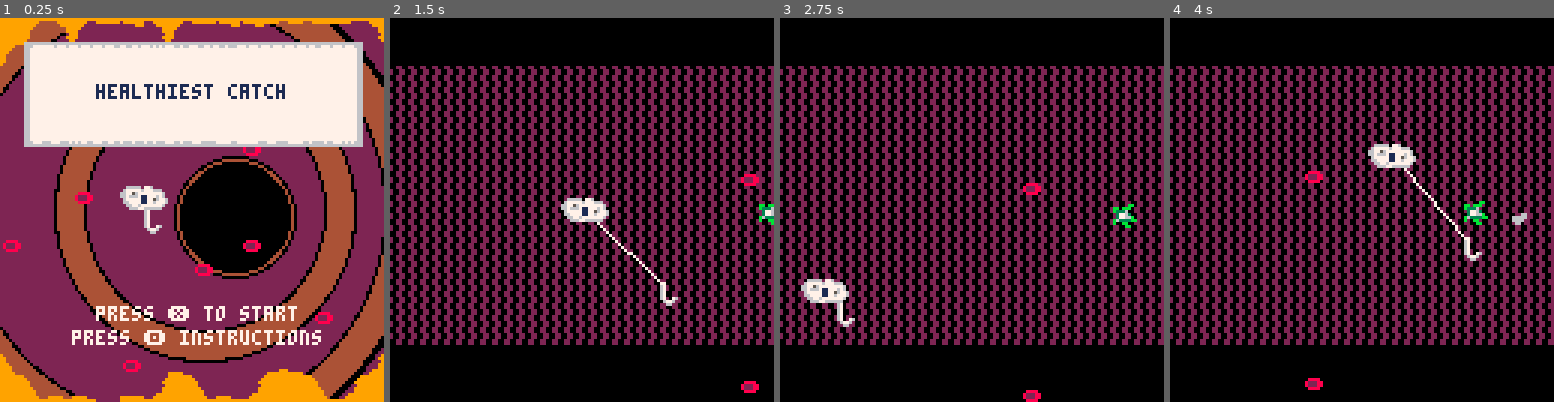
Above: before the commit, frames 1-4 (left to right).
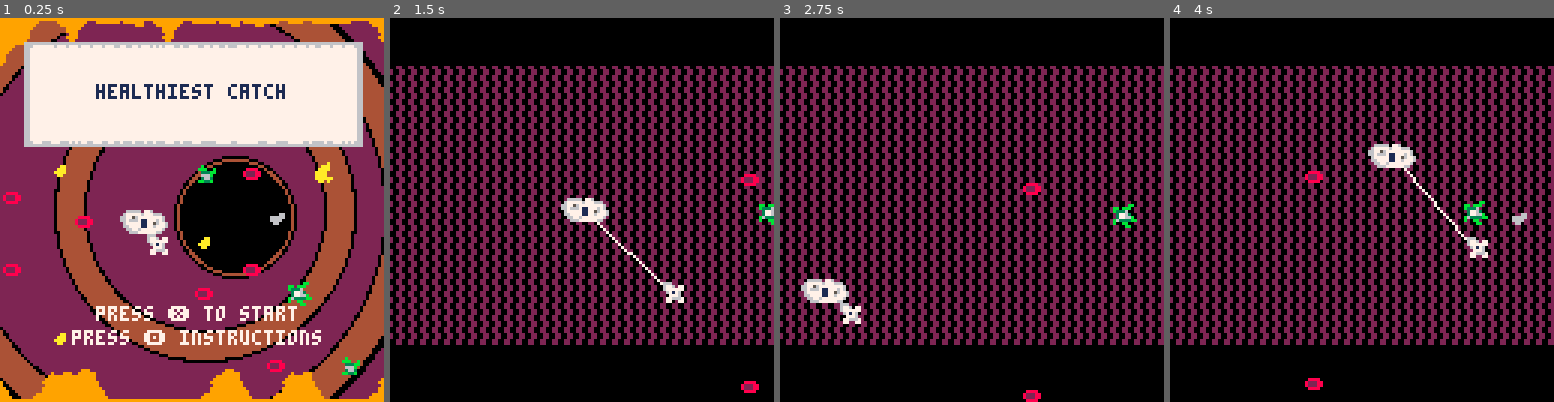
Above: after the commit, the same moments.

Repository: tyedye105/SlowJamJune2018
Game: PICO-8 cartridge amoebaFish.p8
Same seed, same stepped clock (60 frames per second), same inputs: the game is played once before the commit and once after it.
Inputs:
- Up to frame 1 (0.25 s): no input
- Up to frame 2 (1.5 s): tap O (Z key) at 0.33, 0.7, 1.43 s; tap X (X key) at 1.07 s
- Up to frame 3 (2.75 s): hold Left 1.97-2.37 s; tap X (X key) at 2.07, 2.4, 2.73 s; tap O (Z key) at 2.22 s; hold Down from 2.42 s (still down)
- Up to frame 4 (4 s): release Down at 2.82 s; hold Right 2.87-3.53 s; tap X (X key) at 3.07, 3.4, 3.73 s; tap O (Z key) at 3.1, 3.98 s; hold Up from 3.58 s (still down)

The runs differ from the first frame. In frame 1, 7.6% of the frame differs, in the area x 0-100%, y 33-100%; in frame 2, 0.3%; in frame 3, 0.3%; in frame 4, 0.3%.

Commit message:
re-position map functoin in the drawTitle to frame the background of the title screen.  Add Joe (the spear/hook with an eye) in to the sprites.  Set enviroment sprite flags to 1.

Diff:
--- a/amoebaFish.p8
+++ b/amoebaFish.p8
@@ -51,7 +51,7 @@
 
 function game_draw()
  cls()
- --map(0,0,0,0,16,16)
+-- map(0,0,0,0,16,16)
  dbground()
  spr(p.s,p.x,p.y,2,1)
  spr(h.s,h.x,h.y)
@@ -108,7 +108,7 @@
 
 function draw_title()
 draw_titlebg()
-map(112,48)
+map(48,48)
 draw_titlebox()
 end
 -->8
@@ -469,18 +469,19 @@
 
 
 
-
-
+__gff__
+0000000000000000000002020202020000000000000000000000020200000000000000000000000000000000000000000000000000000000000002020202020200000000000000000000000000000000000000000000000000000000000000000000000000000000000000000000000000000000000000000000000000000000
+0000000000000000000000000000000000000000000000000000000000000000000000000000000000000000000000000000000000000000000000000000000000000000000000000000000000000000000000000000000000000000000000000000000000000000000000000000000000000000000000000000000000000000
 __map__
-0000000000000000000000000000181800000000000000000000000000000000000000000000000000000000000000000000000000000000000000000000000000000000000000000000000000000000000000000000000000000000000000000000000000000000000000000000000000000000000000666666000000000000
+000000000000000000000000000018180000000000000000000000000000000000000000000000000000000000000000000000003f3f3f3f3f3f3f3c0000000000000000000000000000000000000000000000000000000000000000000000000000000000000000000000000000000000000000000000666666000000000000
 0000000000000000000000000000180000000000000000000000000000000000000000000000000000000000000000000000000000000000000000000000000000000000000000000000000000000000000000000000000000000000000000000000000000000000000000000000000000000000000000000000000000888888
 0a0c0d0b1a1a1a1a1a1a1a1a1a1a1a1a00000000000000000000000000000000000000000000000000000000000000000000000000000000000000000000000000000000000000000000000000000000000000000000000000000000000000000000000000000000000000000000000000000000000066000000000000000000
-000000000b1a0a1818000b1a1a0a1e0b00000000000000000000000000000000000000000000000000000000000000000000000000000000000000000000000000000000000000000000000000000000000000000000000000000000000000000000000000000000000000000000000000000000000066666666060000888888
+000000000b1a0a1818000b1a1a0a1e0b00000000000000000000000000000000000000000000000000000000000000000000000000000000000000000000000000000000000000000000000000000000000000000000000000000000000000000000000000000000000000000000000000000000000066666666000000888888
 00000000000e18181800000c0e00000000000000000000000000000000000000000000000000000000000000000000000000000000000000000000000000000000000000000000000000000000000000000000000000000000000000000000000000000000000000000000000000000000000000000066666666000000000000
 0000000000001817182400000000000000000000000000000000000000000000000000000000000000000000000000000000000000000000000000000000000000000000000000000000000000000000000000000000000000000000000000000000000000000000000000000000000000000000000000000000000000000000
-0000001717000000001100000000000000000000000000000000000000000000000000000000000000000000000000000000000000000000000000000000000000000000000000000000000000000000000000000000000000000000000000000000000000000000000000000000000000000000000000000000000000000000
+0000001717000000000000000000000000000000000000000000000000000000000000000000000000000000000000000000000000000000000000000000000000000000000000000000000000000000000000000000000000000000000000000000000000000000000000000000000000000000000000000000000000000000
 0000001700000000000000000000000000000000000000000000000000000000000000000000000000000000000000000000000000000000000000000000000000000000000000000000000000000000000000000000000000000000000000000000000000000000000000000000000000000000000000000000000000000000
-0000000000000000000023000000000000000000000000000000000000000000000000000000000000000000000000000000000000000000000000000000000000000000000000000000000000000000000000000000000000000000000000000000000000000000000000000000000000000000000000000000000000000000
+0000000000000000000000000000000000000000000000000000000000000000000000000000000000000000000000000000000000000000000000000000000000000000000000000000000000000000000000000000000000000000000000000000000000000000000000000000000000000000000000000000000000000000
 0000000000000000242424000000000000000000000000000000000000000000000000000000000000000000000000000000000000000000000000000000000000000000000000000000000000000000000000000000000000000000000000000000000000000000000000000000000000000000000000000000000000000000
 000000003b3a0000000000242424240000000000000000000000000000000000000000000000000000000000000000000000000000000000000000000000000000000000000000000000000000000000000000000000000000000000000000000000000000000000000000000000000000000000000000000000000000000000
 0000003b1a1a3a00000000000000000000000000000000000000000000000000000000000000000000000000000000000000000000000000000000000000000000000000000000000000000000000000000000000000000000000000000000000000000000000000000000000000000000000000000000000000000000000000
Not shown, changed: 58 lines of the sprite sheet (__gfx__) section of amoebaFish.p8
